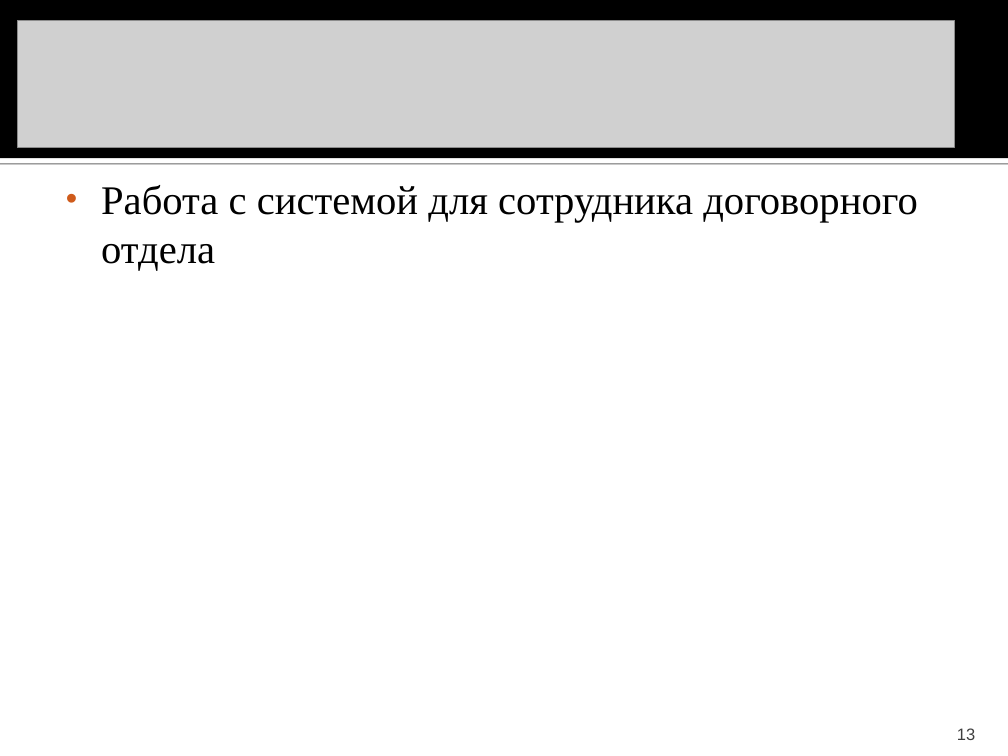
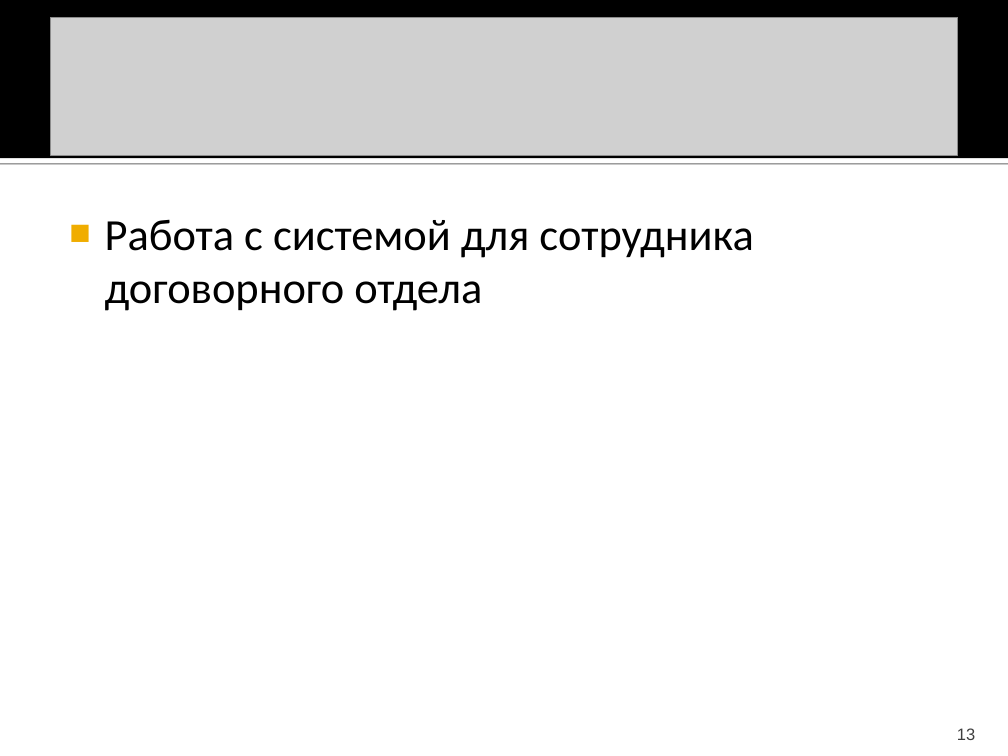
Before and after one commit to BarabancsikovaNatalia/CourseWork, a slide deck: slide 13 of Презентация к курсовой работе.ppt. Drawn at 1008x756 pixels with LibreOffice and Linux fonts; fonts in the diff are those of the drawing; grey boxes stand for pictures. Boxes give left, top, right and bottom in pixels: in the first picture for what was removed or moved away, otherwise in the second. Text is boxed around its words. In the diff, an @@ line names an element or a change of style, - is before the commit and + after.

```diff
--- a/Презентация к курсовой работе.ppt
+++ b/Презентация к курсовой работе.ppt
@@ picture: place and size @@
-picture at (17,20,955,147)
+picture at (50,17,958,155)
@@ text "Работа с системой для сотрудника ...": place and size @@
-text "Работа с системой для сотрудника ..." at (101,185,918,271)
+text "Работа с системой для сотрудника ..." at (105,219,753,311)
@@ text "Работа с системой для сотрудника ..." at (105,219,753,311): size 32 to 35 pt, font Times New Roman to Calibri; bullet • to ■; bullet colour #CF5B1B to #F0AD00 @@
```
Also in this commit, not shown: 8 other slides changed, 5 slides added, 5 slides removed, 1 other file.
